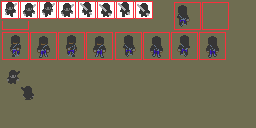
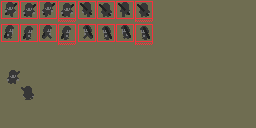
Before/after of a 256 × 128 layered artwork. What changed in the layer stack:
painted on "Shade-Silhouette" over [4,3,219,58]
painted on "Borders" over [1,2,229,60]
painted on "Background" over [2,2,152,18]
